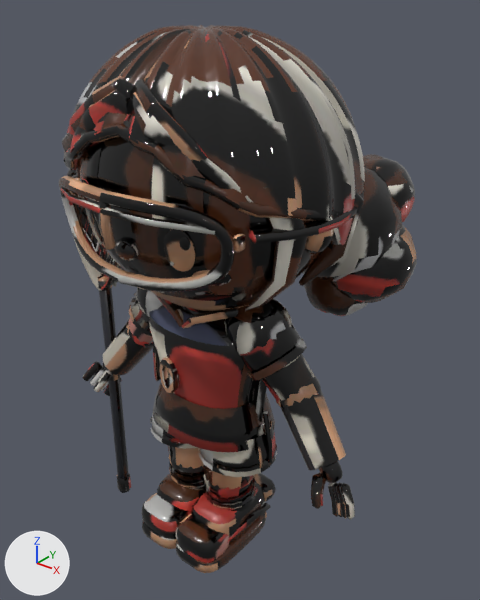
One commit to the Blender file 3D/Production/Characters/GirlField/LaxAttack_GirlField.blend: the scene before it, then after it.
Camera for both pictures: a camera (50 mm lens) standing at (1.038, -1.175, 1.508) and looking at (-0.009, 0.134, 0.696). Every picture has the same lights, and +X, +Y and +Z are marked at lower left. The first picture is the older version.

Objects in the first picture: 'lax_shooter_body'.
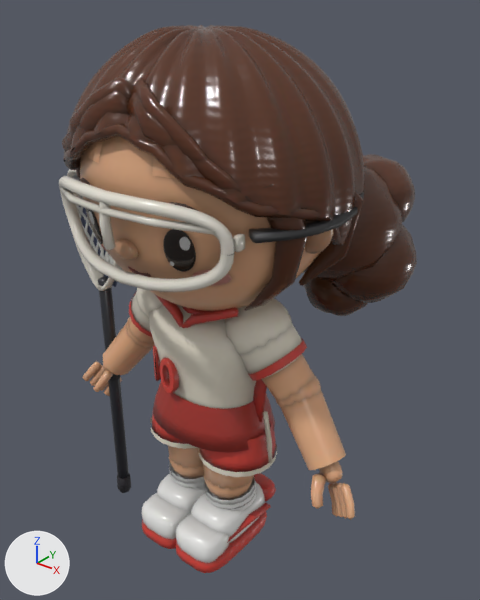
What differs and where, as boxes (x1, y1, x2, y2) in the pictures (480 x 600 px; the box of a moved part takes in the faces that stretch with it):
'lax_shooter_body', reshaped, surface changed: (59, 25, 417, 573) in both
part 1 of me_lax_shooter_body, moved or reshaped (mostly hidden afterwards): before (152, 157, 204, 223); after (152, 157, 175, 178)
part 2 of me_lax_shooter_body, moved or reshaped (mostly hidden afterwards): before (81, 143, 102, 204); after (84, 141, 103, 163)
part 3 of me_lax_shooter_body, surface changed: (59, 27, 417, 573) in both

Edits to the bpy script that builds the scene:
```text
Change me_lax_shooter_body:
    where me_lax_shooter_body.from_pydata(...)  # 16098 vertices, 16658 faces; spans x -0.52..0.5, y -0.34..0.55, z -0.11..1.41
    used by ob_lax_shooter_body; location = (0.0, 0.0, 0.0)
    me_lax_shooter_body part 1: the loose piece of 143 vertices spanning x 0.08..0.19, y -0.27..-0.21, z 1.06..1.19 is multiplied about its middle by the matrix ((0.955, 0.008, -0.11), (0.019, 0.933, 0.228), (0.108, -0.228, 0.927)), then moved by (-0.01, 0.02, 0.08)
    me_lax_shooter_body part 2: the loose piece of 143 vertices spanning x -0.19..-0.08, y -0.27..-0.21, z 1.06..1.19 is multiplied about its middle by the matrix ((0.955, -0.008, 0.11), (-0.019, 0.933, 0.228), (-0.108, -0.228, 0.927)), then moved by (0.01, 0.02, 0.08)
    me_lax_shooter_body part 3: texture (UV) coordinates of 16655 of 16658 faces, centred in x -0.52..0.5, y -0.33..0.54, z -0.1..1.41, changed; they spanned u 0.01..0.99, v 0.01..0.99 and now span u 0.01..0.99, v 0.01..0.99
```
